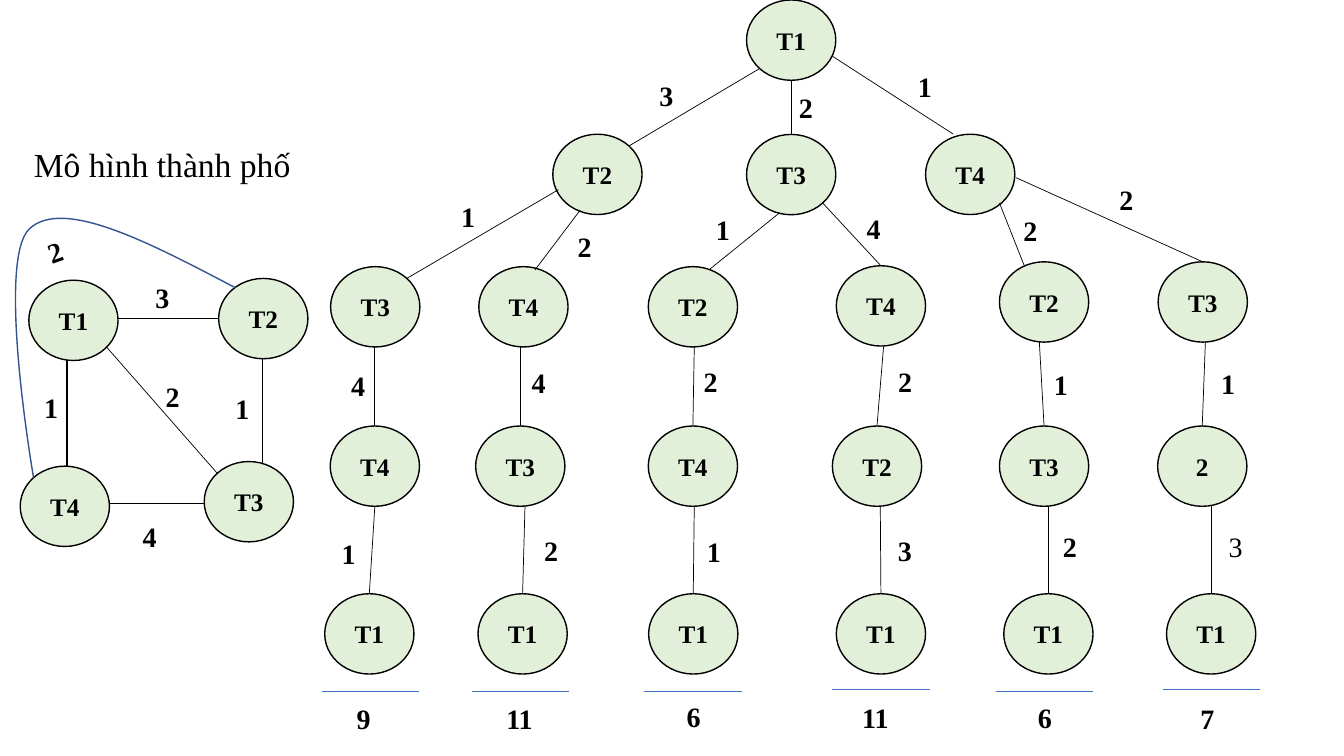
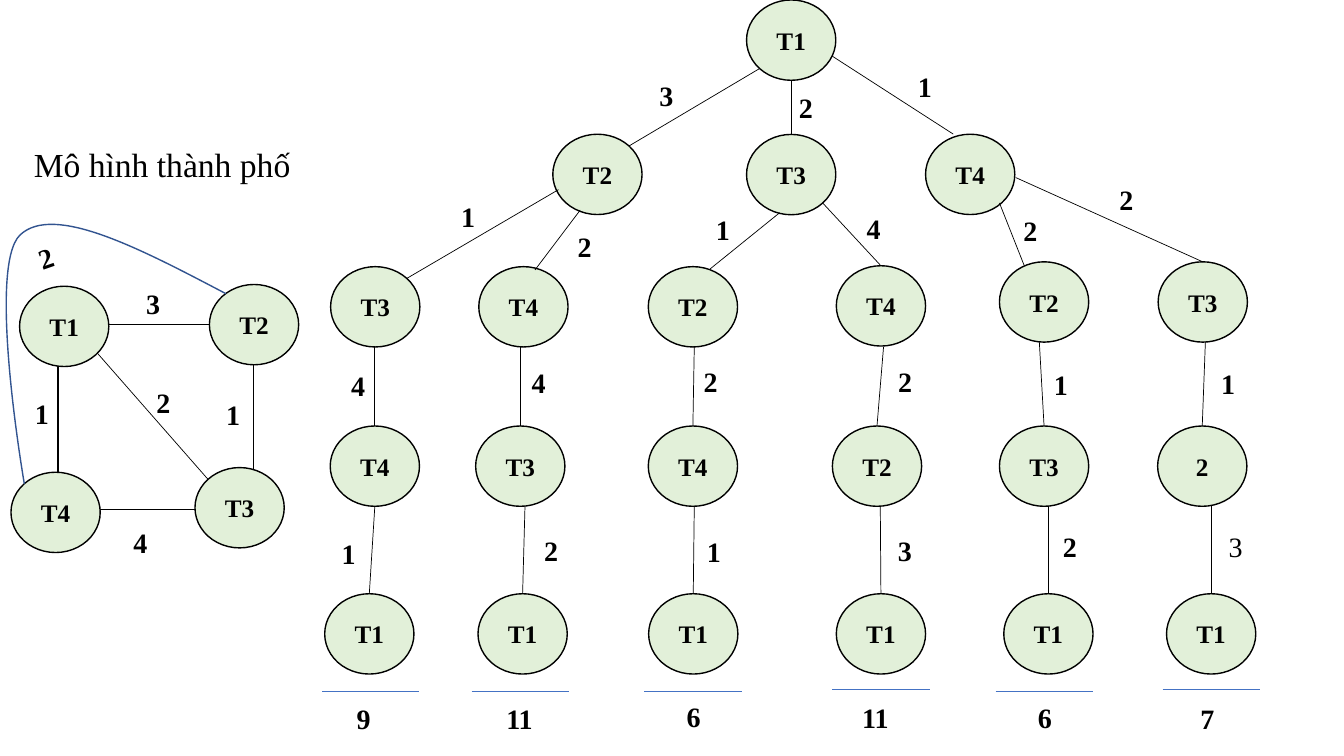
Before and after one commit to Nhatthanh1/CS112.L23.N09, a slide deck: slide 9 of Seminar/BranchAndBound.pptx. Drawn at 1344x756 pixels with LibreOffice and Linux fonts; fonts in the diff are those of the drawing. Boxes give left, top, right and bottom in pixels: in the first picture for what was removed or moved away, otherwise in the second. Text is boxed around its words. In the diff, an @@ line names an element or a change of style, - is before the commit and + after.

```diff
--- a/Seminar/BranchAndBound.pptx
+++ b/Seminar/BranchAndBound.pptx
@@ 6 texts, 4 ellipses, 1 freeform shape, 1 rectangle, 1 line: place and size @@
-6 texts, 4 ellipses, 1 freeform shape, 1 rectangle, 1 line at [15,219,309,547]
+6 texts, 4 ellipses, 1 freeform shape, 1 rectangle, 1 line at [6,225,299,553]
```
Also in this commit, not shown: 2 other slides changed.
